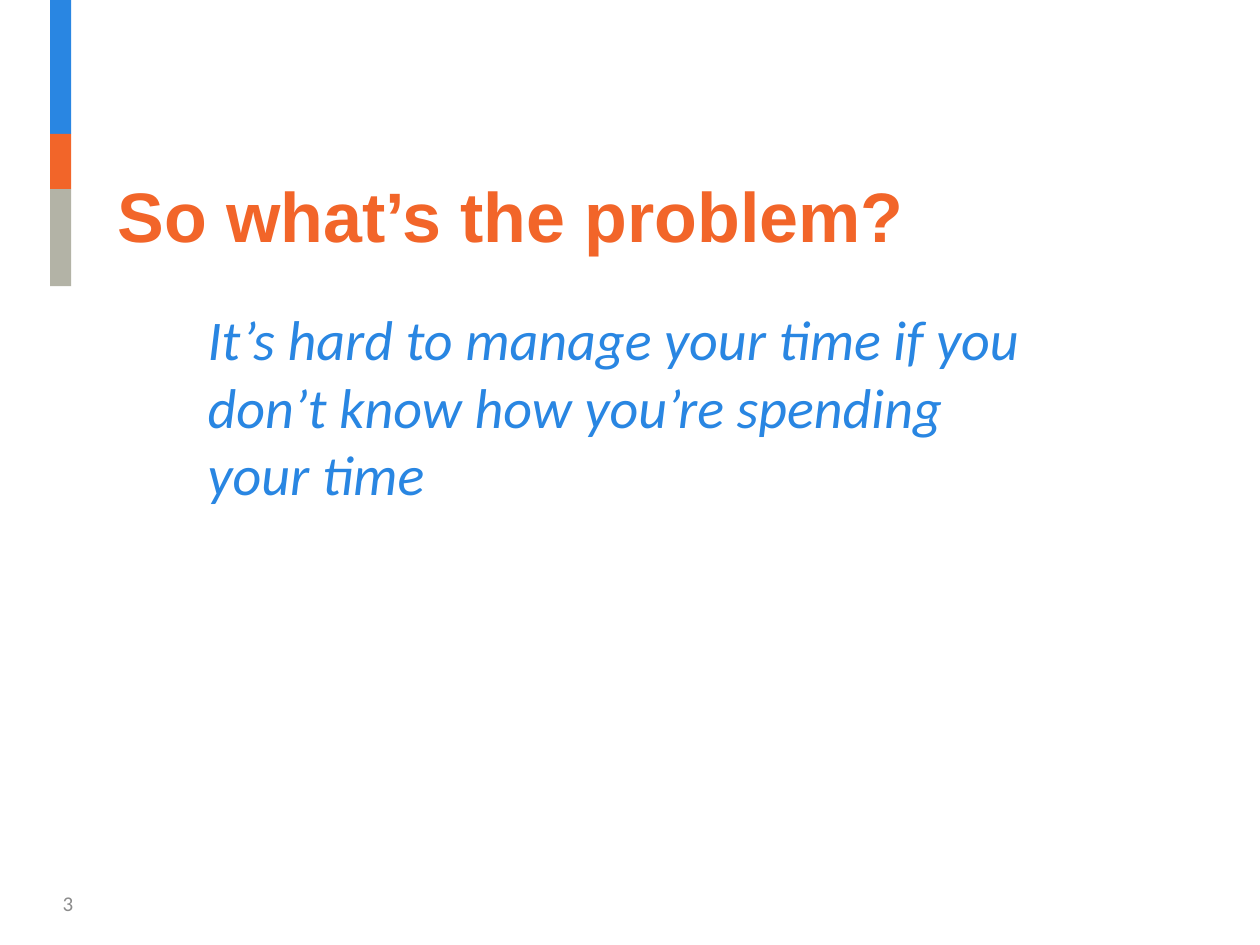
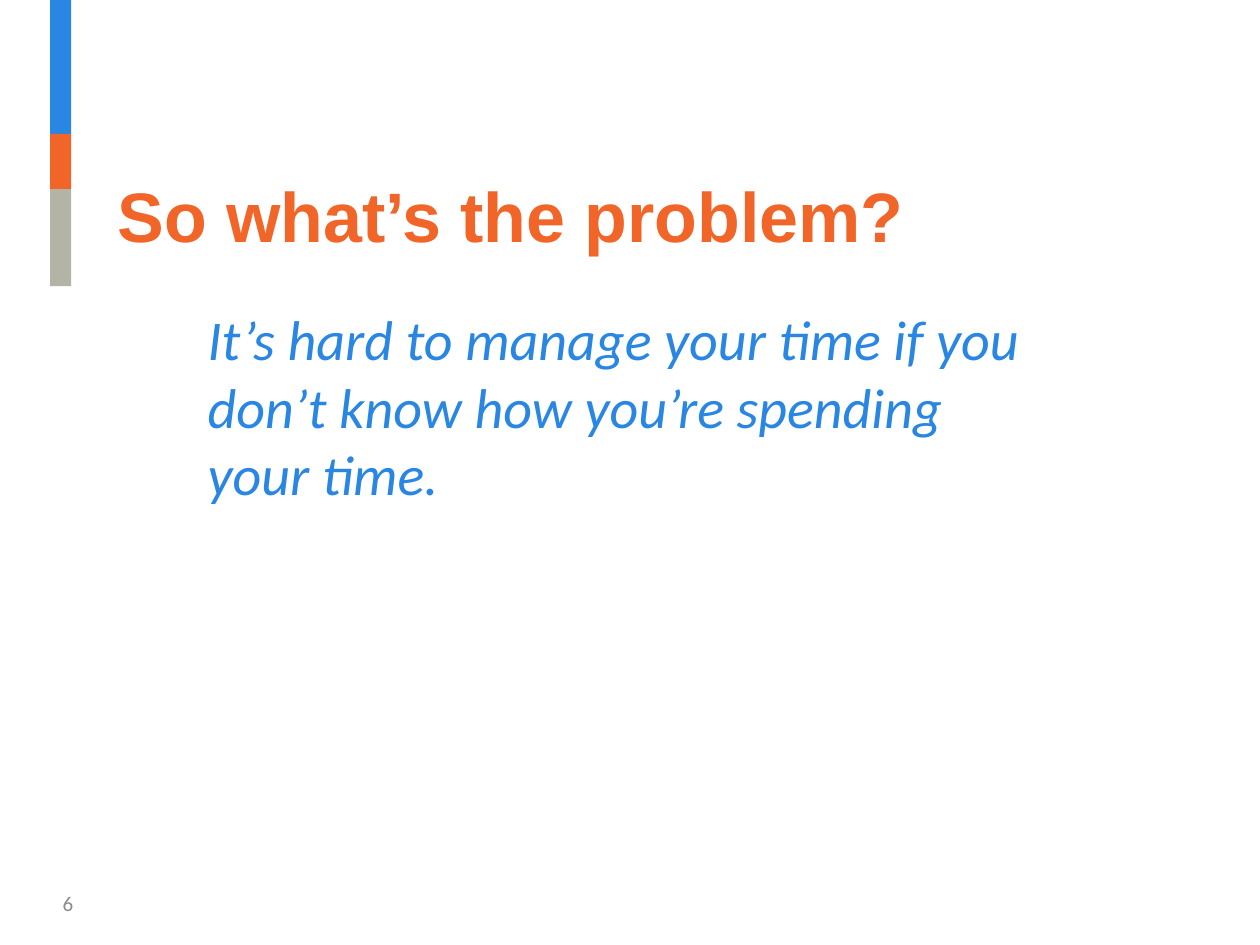
Before and after one commit to jalavery/timetrackR, a slide deck: slide 6 of Strategy and Innovation timetrackR Presentation.pptx (slide 3 before the commit). Drawn at 1260x945 pixels with LibreOffice and Linux fonts; fonts in the diff are those of the drawing; background and template pictures are left out. Boxes give left, top, right and bottom in pixels: in the first picture for what was removed or moved away, otherwise in the second. Text is boxed around its words. In the diff, an @@ line names an element or a change of style, - is before the commit and + after.

```diff
--- a/Strategy and Innovation timetrackR Presentation.pptx
+++ b/Strategy and Innovation timetrackR Presentation.pptx
@@ text at box(208, 321, 1019, 504): text changed @@
-It’s hard to manage your time if you don’t know how you’re spending your time
+It’s hard to manage your time if you don’t know how you’re spending your time.
@@ page number at box(63, 897, 74, 911): text changed @@
-3
+6
```
Also in this commit, not shown: 11 other slides changed, 16 slides added, 12 slides removed, 9 other files.
